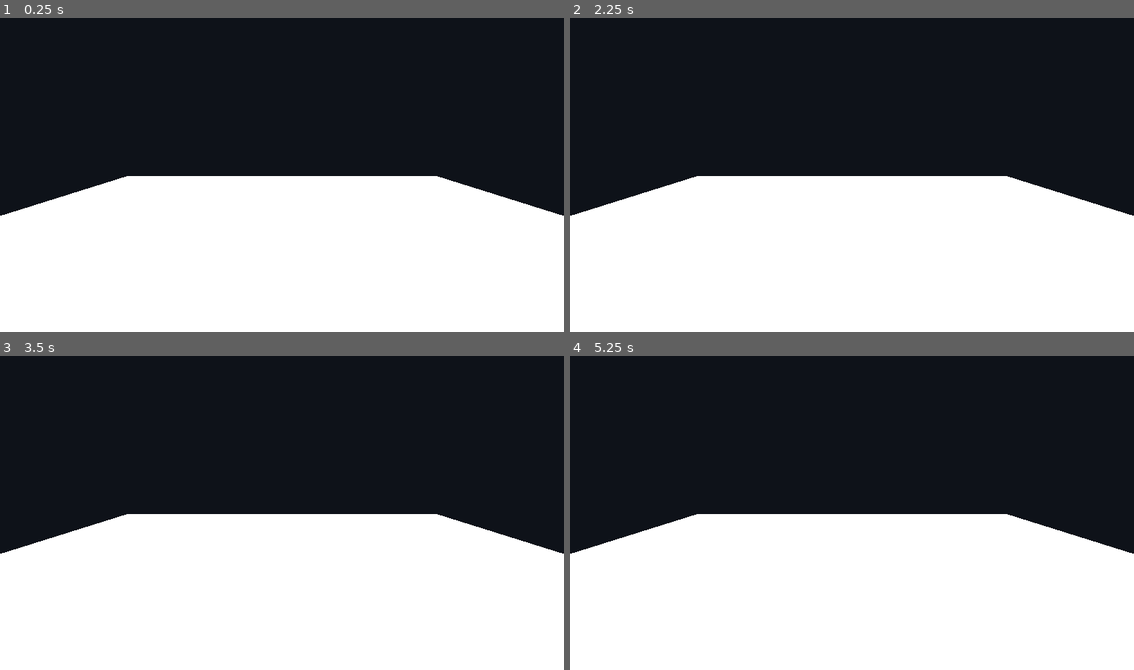
Above: before the commit, frames 1-4 (two rows, left to right).
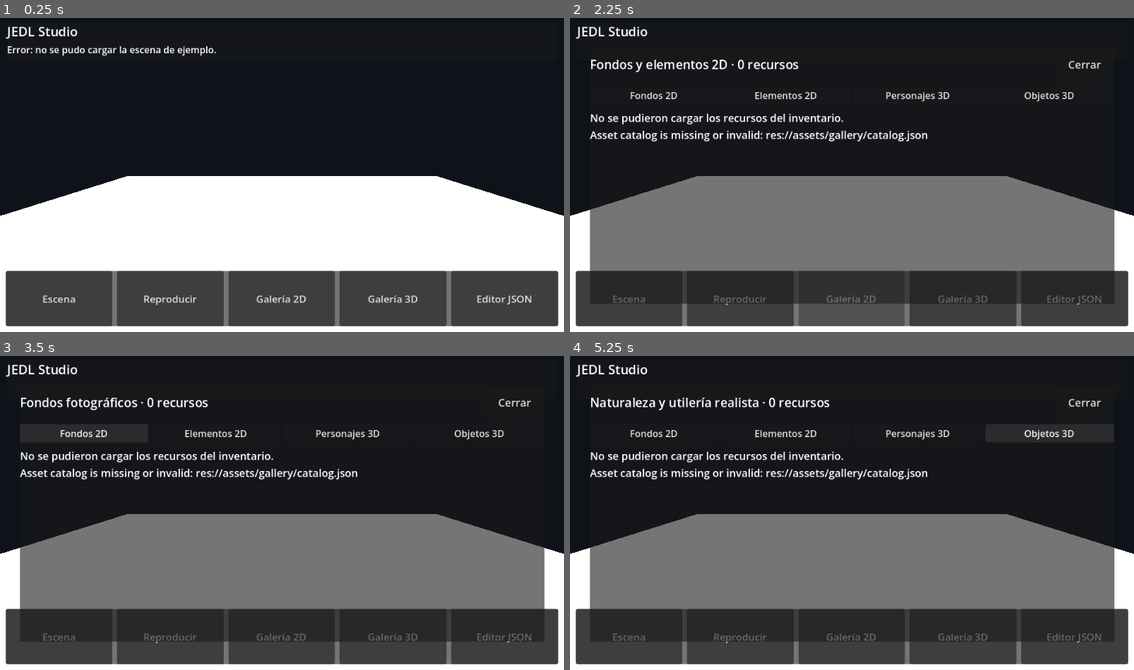
Above: after the commit, the same moments.

Repository: juancito860715-lgtm/jedl-studio
Game: Godot game, scene res://Main.tscn
The game is run twice, just before and just after one commit, with the same random seed, the same clock (stepped at 60 frames per second) and the same inputs.
Inputs (mouse positions are in pixels of both pictures, inside the frame that each line leads up to):
- Up to frame 1 (0.25 s): no input
- Up to frame 2 (2.25 s): click (626, 297) at 0.5 s, where only the run after the commit has a clickable "Escena"; click (739, 297) at 1.25 s, where only the run after the commit has a clickable "Reproducir"; click (852, 297) at 2 s, where only the run after the commit has a clickable "Galería 2D"
- Up to frame 3 (3.5 s): click (84, 434) at 2.75 s, where only the run after the commit has a clickable "Fondos 2D"
- Up to frame 4 (5.25 s): click (784, 434) at 3.5 s, where only the run after the commit has a clickable "Elementos 2D"; click (919, 434) at 4.25 s, where only the run after the commit has a clickable "Personajes 3D"; click (1049, 434) at 5 s, where only the run after the commit has a clickable "Objetos 3D"

The runs differ from the first frame. In frame 1, 18% of the frame differs, in the area x 1-99%, y 2-99%; in frame 2, 46%; in frame 3, 47%; in frame 4, 47%.
Error before the commit: Parse Error: Cannot infer the type of "catalog_error" variable because the value doesn't have a set type. (res://scripts/Main.gd:354)

Commit message:
fix: reject Android builds when Godot scripts fail to load

Diff:
--- a/scripts/Main.gd
+++ b/scripts/Main.gd
@@ -351,7 +351,7 @@
     gallery_title.text = "%s · %d recursos" % [category_title, entries.size()]
     if entries.is_empty():
         var empty_label := Label.new()
-        var catalog_error := catalog_manager.get_catalog_error()
+        var catalog_error: String = catalog_manager.get_catalog_error()
         empty_label.text = "No se pudieron cargar los recursos del inventario.\n" + catalog_error if not catalog_error.is_empty() else "Esta categoría aún no tiene recursos individuales instalados.\nEl inventario no contiene elementos para este filtro."
         empty_label.add_theme_font_size_override("font_size", 18)
         gallery_list.add_child(empty_label)
--- a/tests/scene_parser_test.gd
+++ b/tests/scene_parser_test.gd
@@ -46,7 +46,7 @@
     assert(looping_animation.loop_mode == Animation.LOOP_LINEAR, "Walk animation must loop continuously by default")
     parser._configure_animation_loop(looping_animation, false)
     assert(looping_animation.loop_mode == Animation.LOOP_NONE, "One-shot animations must remain supported")
-    looping_animation.free()
+    looping_animation = null
 
     parser.play_scene()
     assert(parser._playing, "Playback must start")
